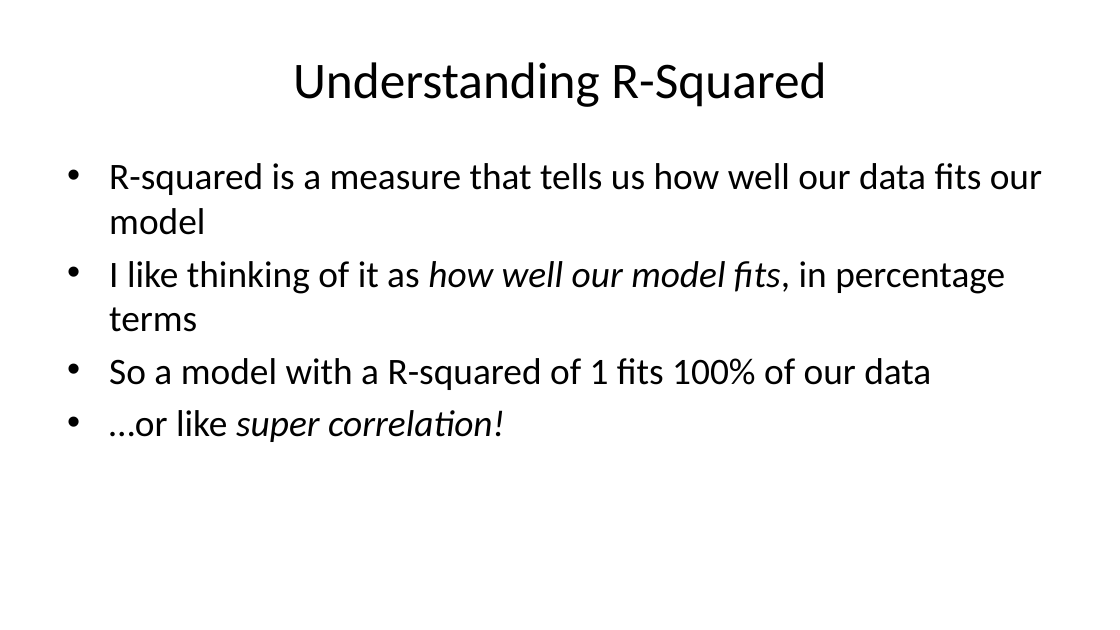
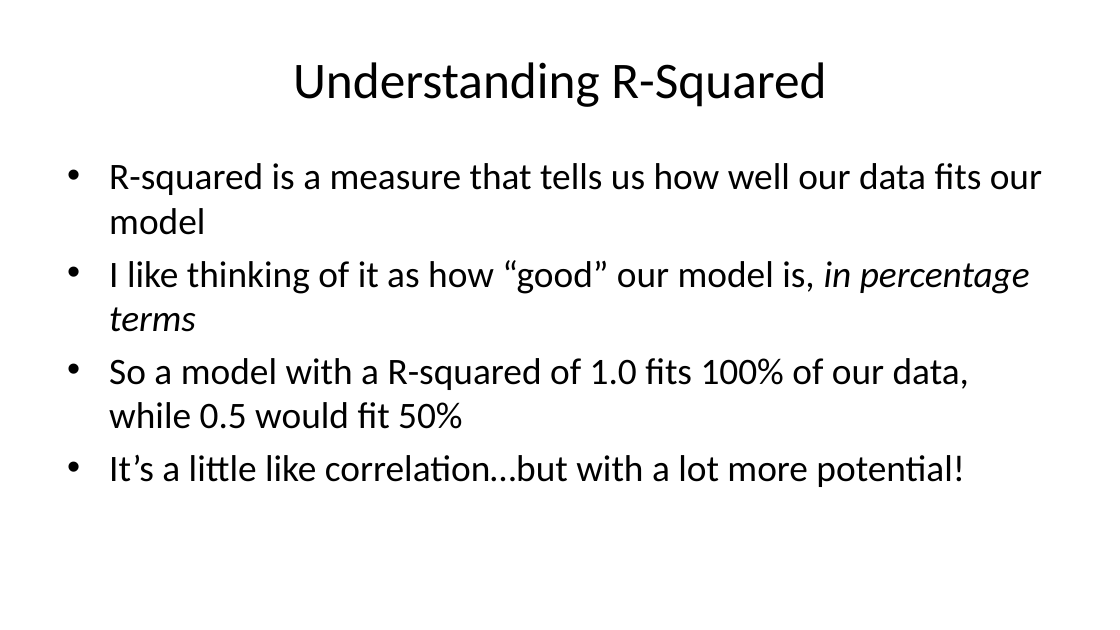
Before and after one commit to AndreasVarotsis/applied-modelling, a slide deck: slide 8 of slides/modelling-tutorial-senior-leaders-ppt.pptx. Drawn at 1120x630 pixels with LibreOffice and Linux fonts; fonts in the diff are those of the drawing. Boxes give left, top, right and bottom in pixels: in the first picture for what was removed or moved away, otherwise in the second. Text is boxed around its words. In the diff, an @@ line names an element or a change of style, - is before the commit and + after.

```diff
--- a/slides/modelling-tutorial-senior-leaders-ppt.pptx
+++ b/slides/modelling-tutorial-senior-leaders-ppt.pptx
@@ text at (x1=109, y1=260, x2=1030, y2=487): text changed @@
-• I like thinking of it as how well our model fits, in percentage terms
-• So a model with a R-squared of 1 fits 100% of our data
-• …or like super correlation!
+• I like thinking of it as how “good” our model is, in percentage terms
+• So a model with a R-squared of 1.0 fits 100% of our data, while 0.5 would fit 50%
+• It’s a little like correlation…but with a lot more potential!
```
Also in this commit, not shown: 8 other slides changed, 5 slides added, 1 slide removed, 7 other files.
